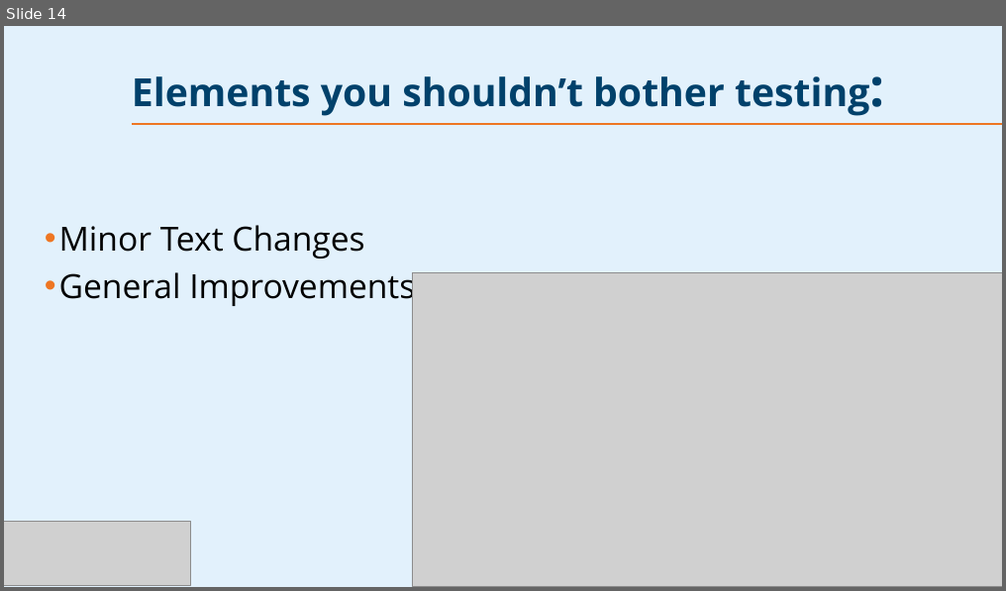
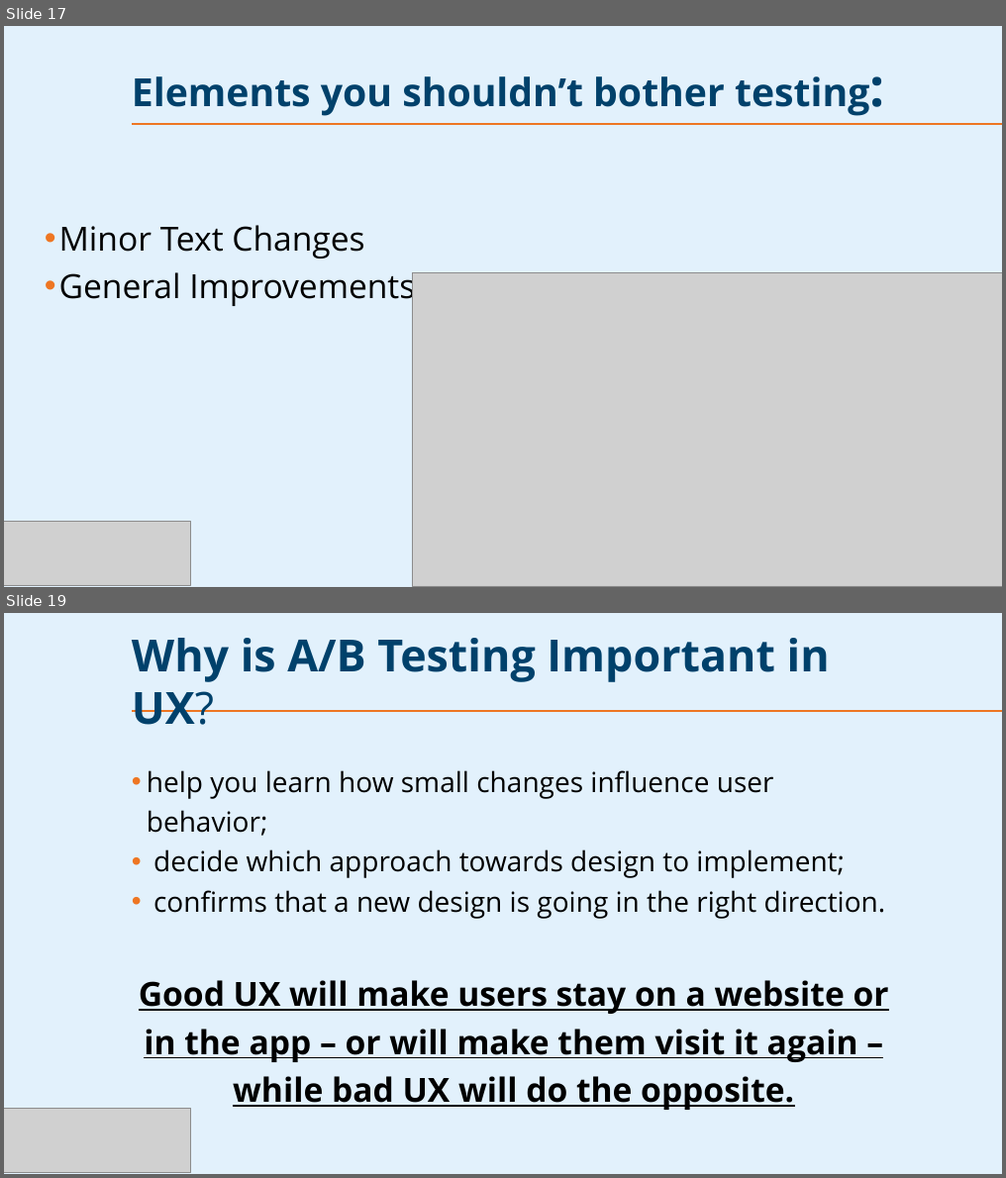
Before and after one commit to PsDragon/ADSAI_FOR_SECOND_YEARS, a slide deck: docs/Study Content/Human-Centered Artificial Intelligence/Assets/AB-Testing.pptx. Shown one above the other, each under a label of ours: slide 14 before the commit, slides 17 and 19 after it; the slides between them are not shown. The pictures are 1006x591 and 1006x1178 pixels, drawn with LibreOffice and Linux fonts; fonts in the diff are those of the drawing; grey boxes stand for pictures; background and template pictures are left out. Boxes give left, top, right and bottom in pixels: in the first picture for what was removed or moved away, otherwise in the second. Text is boxed around its words. In the diff, an @@ line names an element or a change of style, - is before the commit and + after.

```diff
--- a/docs/Study Content/Human-Centered Artificial Intelligence/Assets/AB-Testing.pptx
+++ b/docs/Study Content/Human-Centered Artificial Intelligence/Assets/AB-Testing.pptx
@@ slide 19 added at box(4, 613, 1002, 1174), background picture (left out); not listed: 1 template element that a slide beside it also shows @@
@@ title added at box(132, 638, 830, 725), 32 pt, text #00416B, bold @@
+Why is A/B Testing Important in UX?
@@ text added at box(139, 770, 889, 1110), 20 pt, text #000000 @@
+• help you learn how small changes influence user behavior;
+• decide which approach towards design to implement;
+• confirms that a new design is going in the right direction.
+Good UX will make users stay on a website or in the app – or will make them visit it again – while bad UX will do the opposite.
@@ picture added at box(4, 1108, 190, 1172) @@
@@ page number added at box(123, 1127, 238, 1157), 18 pt, text #FFFFFF, bold @@
+19
@@ what was slide 14 is now slide 17 @@
```
Also in this commit, not shown: 3 slides changed, 10 other slides added.
